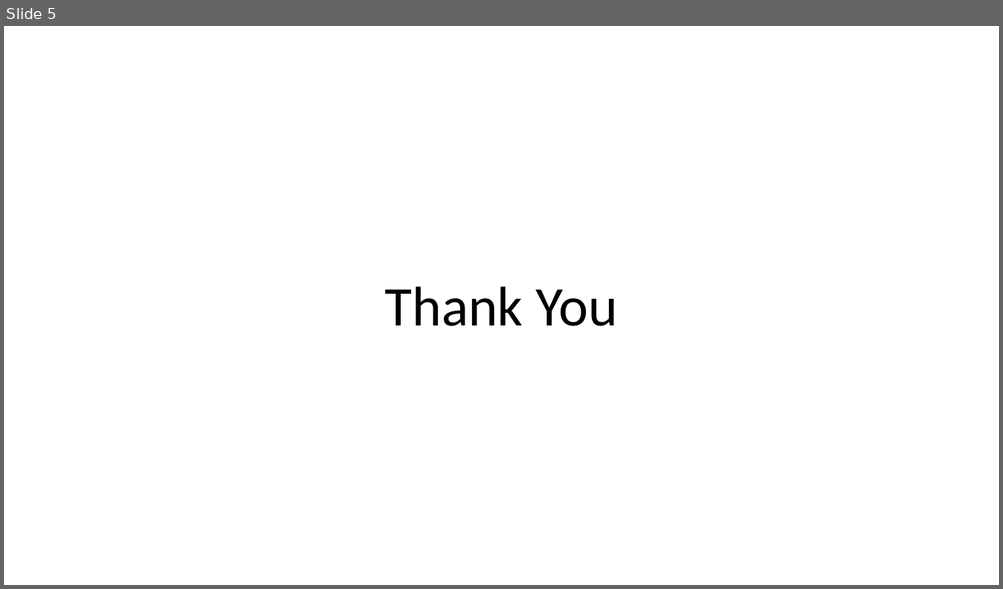
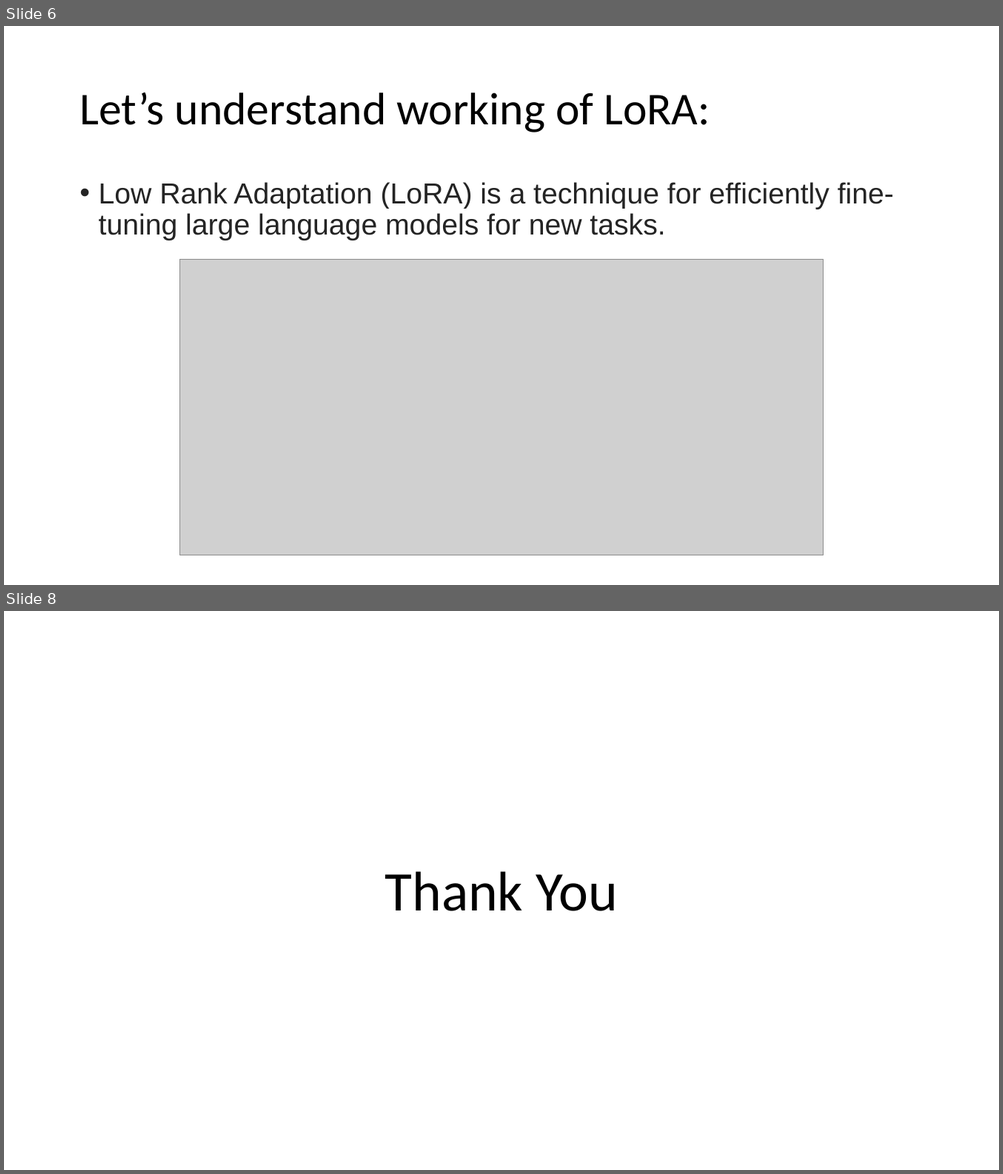
Before and after one commit to gundameedikiranmai/DataScience-all-projects, a slide deck: ganesh/week92/Fine-Tuning.pptx. Shown one above the other, each under a label of ours: slide 5 before the commit, slides 6 and 8 after it; the slides between them are not shown. The pictures are 1003x589 and 1003x1174 pixels, drawn with LibreOffice and Linux fonts; fonts in the diff are those of the drawing; grey boxes stand for pictures. Boxes give left, top, right and bottom in pixels: in the first picture for what was removed or moved away, otherwise in the second. Text is boxed around its words. In the diff, an @@ line names an element or a change of style, - is before the commit and + after.

```diff
--- a/ganesh/week92/Fine-Tuning.pptx
+++ b/ganesh/week92/Fine-Tuning.pptx
@@ slide 6 added at bbox=[4, 26, 999, 585], background #FFFFFF @@
@@ title added at bbox=[79, 93, 710, 133], 44 pt, text #000000 @@
+Let’s understand working of LoRA:
@@ text added at bbox=[99, 182, 893, 241], 28 pt, text #242424 @@
+• Low Rank Adaptation (LoRA) is a technique for efficiently fine-tuning large language models for new tasks.
@@ picture added at bbox=[179, 260, 822, 556] @@
@@ what was slide 5 is now slide 8 @@
```
Also in this commit, not shown: 1 slide changed, 2 other slides added.
